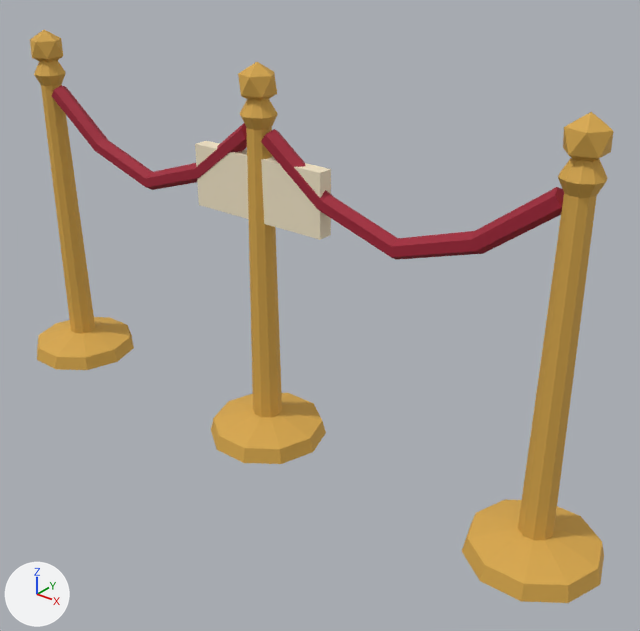
The glTF model foxspy/models/kit-paris-decor-2.glb: old version first, new version second.
Camera for both pictures: a 50 mm lens placed at (1.41, -0.98, 1.36), pointed at (0.15, 0.6, 0.38). Arrows for +X, +Y and +Z are at lower left; the lights stay in place. The first picture is the older version. Vertices at exactly the same position are counted once.

Script lines for the objects in view, before the commit:
```python
me_kit_paris_decor_2 = bpy.data.meshes.new('kit-paris-decor-2')
me_kit_paris_decor_2.from_pydata(...)  # 257 vertices, 478 faces; spans x -0.96..0.96, y 0.4..0.7, z 0.0..1.0
me_kit_paris_decor_2.materials.append(mat_main)
ob_kit_paris_decor_2 = bpy.data.objects.new('kit-paris-decor-2', me_kit_paris_decor_2)
ob_kit_paris_decor_2.location = (0.0, 0.0, 0.0)
```
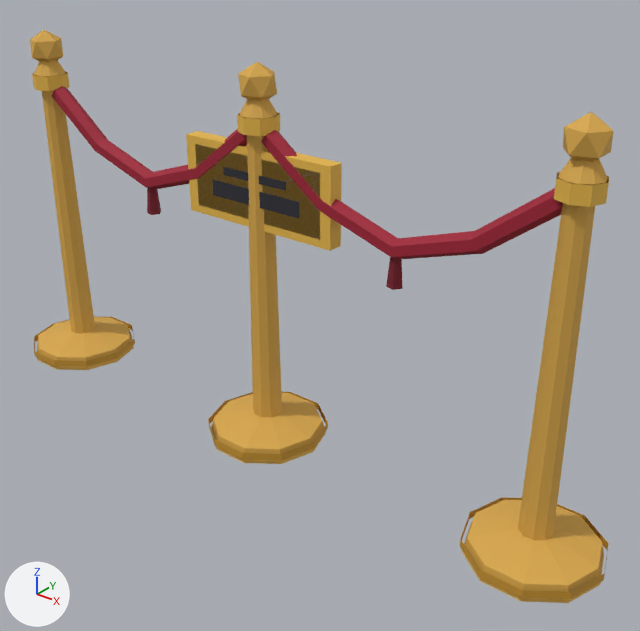
Location of each change, [x1, y1, x2, y2] in pixels of the pictures (640 x 631 px):
part 1 of me_kit_paris_decor_2, added: after [147, 188, 161, 215]
part 2 of me_kit_paris_decor_2, added (red): after [386, 257, 403, 290]
part 3 of me_kit_paris_decor_2, added (orange): after [186, 131, 342, 251]
part 4 of me_kit_paris_decor_2, added: after [212, 180, 300, 219]
part 5 of me_kit_paris_decor_2, added: after [223, 167, 286, 191]
part 6 of me_kit_paris_decor_2, added: after [34, 316, 135, 367]
part 7 of me_kit_paris_decor_2, added: after [208, 392, 328, 460]
part 8 of me_kit_paris_decor_2, added: after [460, 497, 609, 599]
part 9 of me_kit_paris_decor_2, added (brown): after [32, 71, 70, 91]
part 10 of me_kit_paris_decor_2, added (brown): after [237, 112, 280, 136]
part 11 of me_kit_paris_decor_2, added (brown): after [554, 172, 609, 207]

What changed in the scene script:
```text
Change me_kit_paris_decor_2:
    used by ob_kit_paris_decor_2; location = (0.0, 0.0, 0.0)
    remove me_kit_paris_decor_2.from_pydata(...)  # 257 vertices, 478 faces; spans x -0.96..0.96, y 0.4..0.7, z 0.0..1.0
    add me_kit_paris_decor_2.from_pydata(...)  # 409 vertices, 654 faces; spans x -0.97..0.97, y 0.39..0.71, z 0.0..1.0
    me_kit_paris_decor_2 part 1: a new loose piece, a 5-sided cut cone along z (radius 0.02 at the low end, 0.012 at the high end) spanning x -0.416..-0.38, y 0.531..0.569, z 0.55..0.64, in mat_main
    me_kit_paris_decor_2 part 2: a new loose piece, a 5-sided cut cone along z (radius 0.02 at the low end, 0.012 at the high end) spanning x 0.384..0.42, y 0.531..0.569, z 0.55..0.64, in mat_main
    me_kit_paris_decor_2 part 3: a new loose piece, a box spanning x -0.23..0.23, y 0.53..0.57, z 0.6..0.8, in mat_main
    me_kit_paris_decor_2 part 4: a new loose piece, a box spanning x -0.14..0.14, y 0.525..0.528, z 0.66..0.7, in mat_main
    me_kit_paris_decor_2 part 5: a new loose piece, a box spanning x -0.1..0.1, y 0.525..0.528, z 0.72..0.74, in mat_main
    me_kit_paris_decor_2 part 6: a new loose piece of 20 vertices spanning x -0.97..-0.63, y 0.39..0.71, z 0.01..0.04, in mat_main
    me_kit_paris_decor_2 part 7: a new loose piece of 20 vertices spanning x -0.17..0.17, y 0.39..0.71, z 0.01..0.04, in mat_main
    me_kit_paris_decor_2 part 8: a new loose piece of 20 vertices spanning x 0.63..0.97, y 0.39..0.71, z 0.01..0.04, in mat_main
    me_kit_paris_decor_2 part 9: a new loose piece of 16 vertices spanning x -0.85..-0.75, y 0.5..0.6, z 0.84..0.88, in mat_main
    me_kit_paris_decor_2 part 10: a new loose piece of 16 vertices spanning x -0.05..0.05, y 0.5..0.6, z 0.84..0.88, in mat_main
    me_kit_paris_decor_2 part 11: a new loose piece of 16 vertices spanning x 0.75..0.85, y 0.5..0.6, z 0.84..0.88, in mat_main
```
